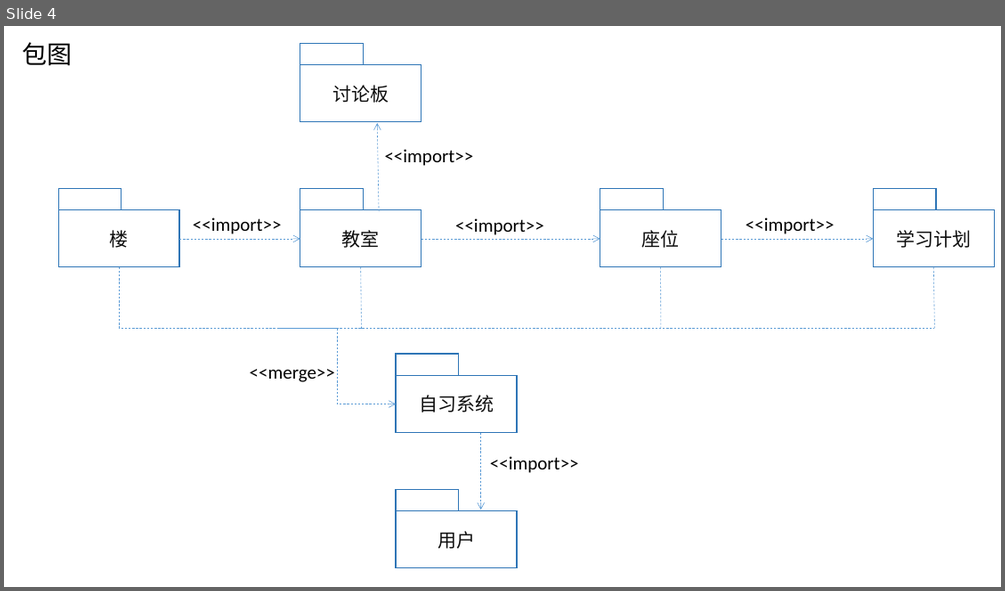
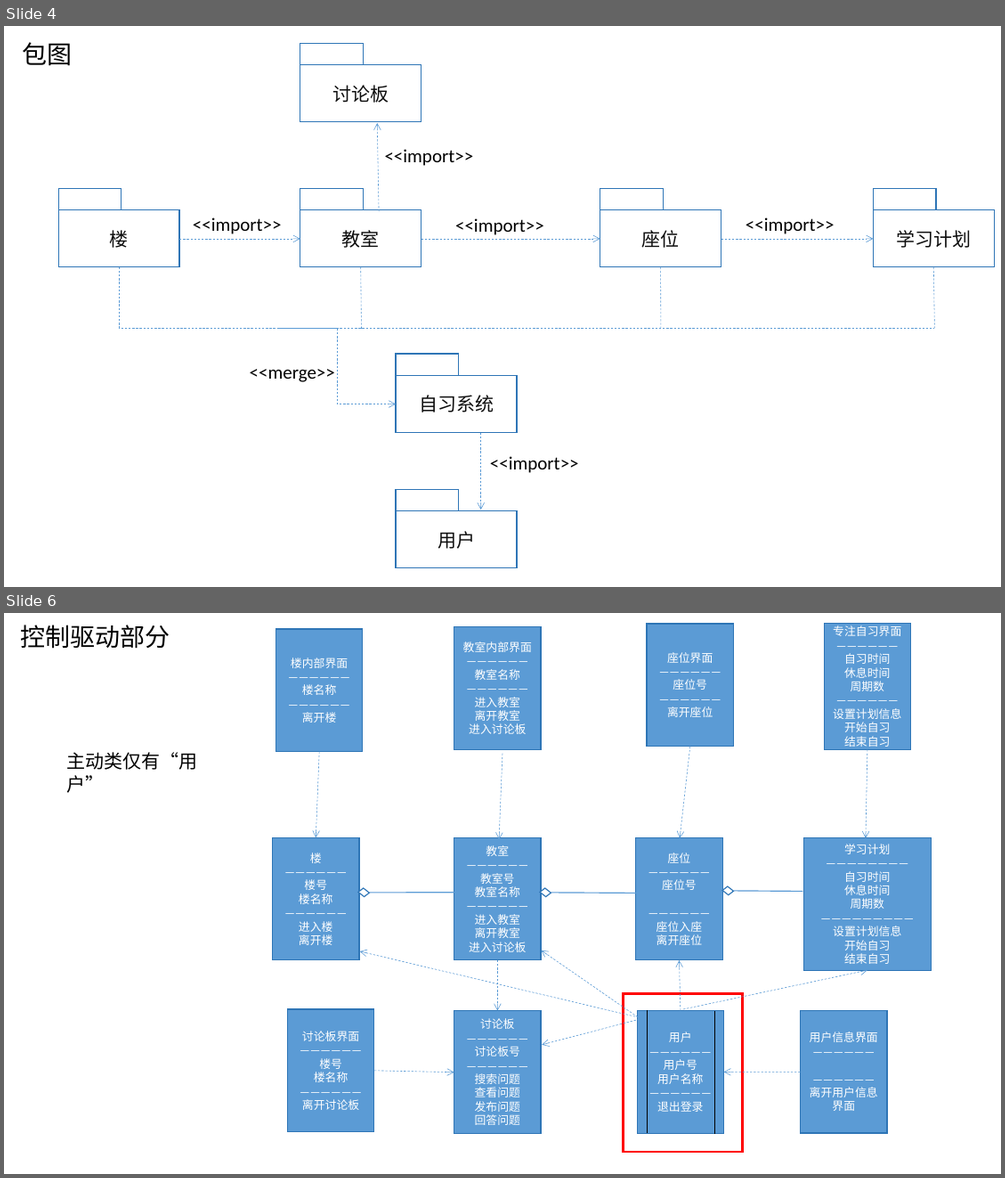
Before and after one commit to banzhijiangshan/SynStudy, a slide deck: Part2/第二次展示-图形.pptx. Shown one above the other, each under a label of ours: slide 4 before the commit, slides 4 and 6 after it; the slides between them are not shown. The pictures are 1005x591 and 1005x1178 pixels, drawn with LibreOffice and Linux fonts; fonts in the diff are those of the drawing. Boxes give left, top, right and bottom in pixels: in the first picture for what was removed or moved away, otherwise in the second. Text is boxed around its words. In the diff, an @@ line names an element or a change of style, - is before the commit and + after.

```diff
--- a/Part2/第二次展示-图形.pptx
+++ b/Part2/第二次展示-图形.pptx
@@ slide 6 added at [4,613,1001,1174], background #FFFFFF @@
@@ text added at [20,625,170,649], 24 pt, text #000000 @@
+控制驱动部分
@@ rectangle added at [276,629,363,751], fill #5B9BD5, outline #2E75B6 1 pt, 11 pt, text #FFFFFF @@
+楼内部界面
+——————
+楼名称
+——————
+离开楼
@@ rectangle added at [454,627,541,750], fill #5B9BD5, outline #2E75B6 1 pt, 11 pt, text #FFFFFF @@
+教室内部界面
+——————
+教室名称
+——————
+进入教室
+离开教室
+进入讨论板
@@ rectangle added at [647,624,734,747], fill #5B9BD5, outline #2E75B6 1 pt, 11 pt, text #FFFFFF @@
+座位界面
+——————
+座位号
+——————
+离开座位
@@ rectangle added at [825,624,911,750], fill #5B9BD5, outline #2E75B6 1 pt, 11 pt, text #FFFFFF @@
+专注自习界面
+——————
+自习时间
+休息时间
+周期数
+——————
+设置计划信息
+开始自习
+结束自习
@@ text added at [66,752,197,793], 18 pt, text #000000 @@
+主动类仅有“用户”
@@ arrow added from (320, 751) to (316, 837), #5B9BD5 0.5 pt dashed @@
@@ arrow added from (502, 754) to (499, 840), #5B9BD5 0.5 pt dashed @@
@@ arrow added from (690, 747) to (680, 838), #5B9BD5 0.5 pt dashed @@
@@ arrow added from (867, 750) to (866, 838), #5B9BD5 0.5 pt dashed @@
@@ group added at [273,837,930,1135]: 6 rectangles, 6 arrows, 3 lines, 3 parallelograms @@
+楼
+——————
+楼号
+楼名称
+——————
+进入楼
+离开楼
+教室
+——————
+教室号
+教室名称
+——————
+进入教室
+离开教室
+进入讨论板
+座位
+——————
+座位号
+——————
+座位入座
+离开座位
+学习计划
+————————
+自习时间
+休息时间
+周期数
+—————————
+设置计划信息
+开始自习
+结束自习
+讨论板
+——————
+讨论板号
+——————
+搜索问题
+查看问题
+发布问题
+回答问题
+用户
+——————
+用户号
+用户名称
+——————
+退出登录
@@ rectangle added at [287,1009,374,1132], fill #5B9BD5, outline #2E75B6 1 pt, 11 pt, text #FFFFFF @@
+讨论板界面
+——————
+楼号
+楼名称
+——————
+离开讨论板
@@ rectangle added at [623,994,742,1151], fill #FFFFFF, outline #FF0000 2.25 pt @@
@@ line added from (647, 1011) to (647, 1133), #000000 0.5 pt @@
@@ line added from (715, 1011) to (715, 1134), #000000 0.5 pt @@
@@ rectangle added at [801,1011,887,1134], fill #5B9BD5, outline #2E75B6 1 pt, 11 pt, text #FFFFFF @@
+用户信息界面
+——————
+——————
+离开用户信息界面
@@ arrow added from (374, 1070) to (454, 1072), #5B9BD5 0.5 pt dashed @@
@@ arrow added from (801, 1071) to (724, 1072), #5B9BD5 0.5 pt dashed @@
```
Also in this commit, not shown: 2 other slides added.
